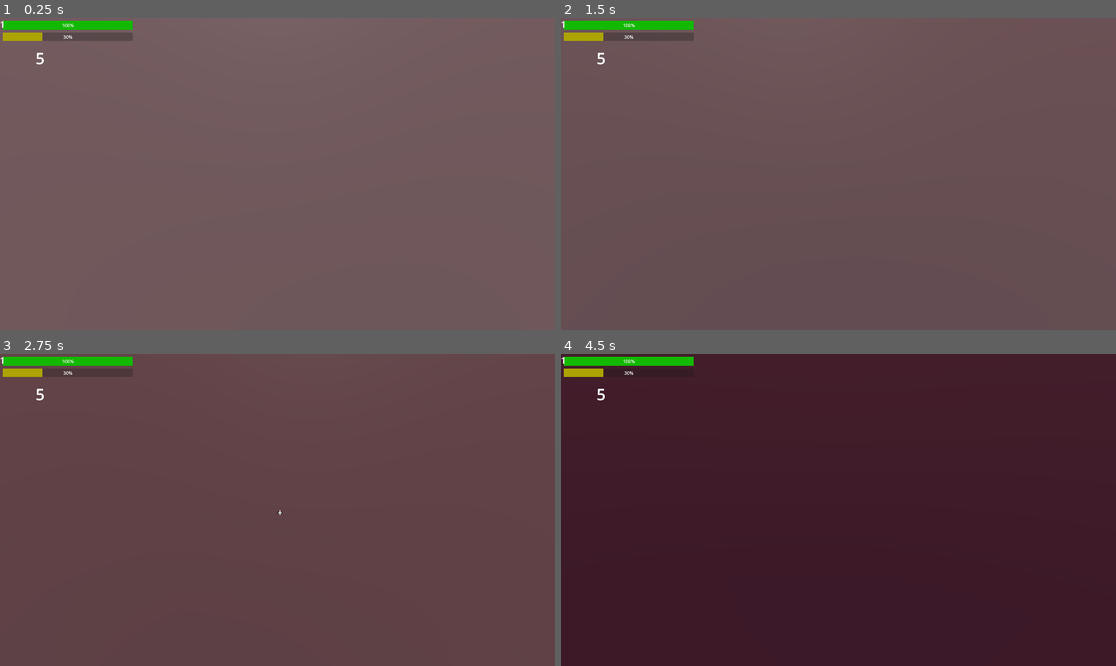
Above: before the commit, frames 1-4 (two rows, left to right).
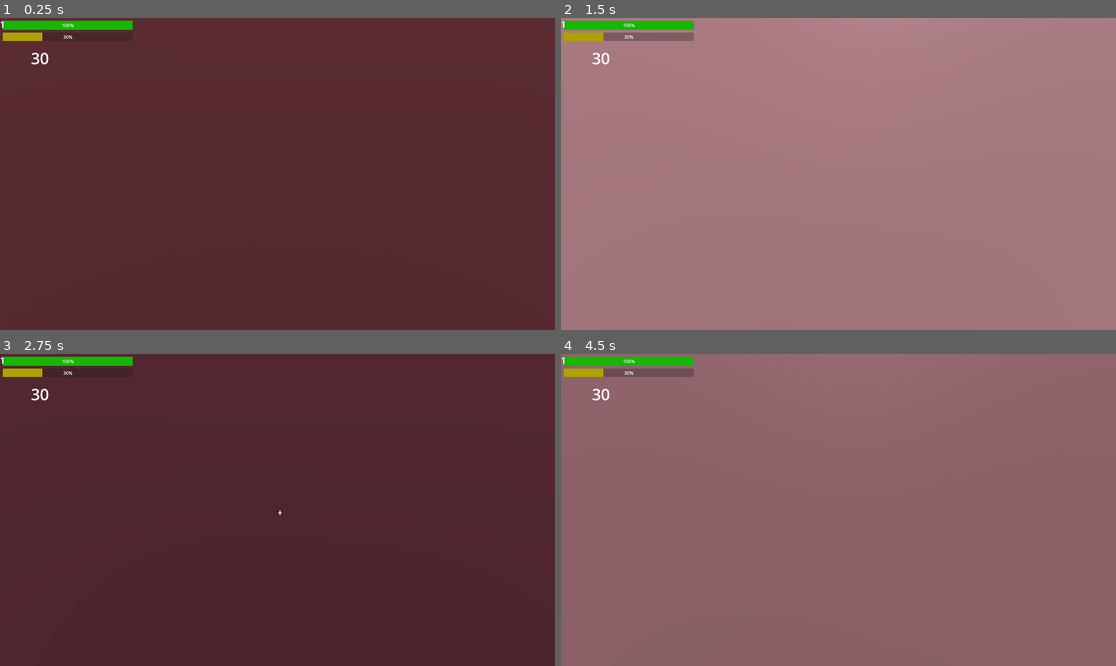
Above: after the commit, the same moments.

Repository: zalt00/SlipFeetpics
Game: Godot game, scene res://scenes/level_midair_blast.tscn
Same seed, same stepped clock (60 frames per second), same inputs: the game is played once before the commit and once after it. The project has no main scene, so this scene is started directly.
Inputs (mouse positions are in pixels of both pictures, inside the frame that each line leads up to):
- Up to frame 1 (0.25 s): no input
- Up to frame 2 (1.5 s): tap Enter (pause) at 0.5 s; move the mouse to (866, 174) at 0.52 s; hold W (avant) from 0.53 s (still down); tap S (arrière) at 0.6 s; tap R (respawn) at 1.25 s; move the mouse to (810, 174) at 1.27 s; tap F (godmod) at 1.35 s
- Up to frame 3 (2.75 s): keep holding W (avant); tap R (respawn) at 2 s; move the mouse to (288, 503) at 2.02 s; hold E (interact) from 2.03 s (still down)
- Up to frame 4 (4.5 s): keep holding W (avant); tap R (respawn) at 2.75, 3.5, 4.25 s; move the mouse to (832, 516) at 2.77 s; release E (interact) at 2.78 s; click (832, 516) at 2.85 s; move the mouse to (877, 513) at 3.52 s; tap Middle mouse button (tirer_secondaire) at 3.6 s; move the mouse to (794, 506) at 4.27 s; right-click (794, 506) at 4.35 s

The runs differ from the first frame. In frame 1, 99% of the frame differs, in the area x 0-100%, y 0-100%; in frame 2, 99%; in frame 3, 99%; in frame 4, 99%.

Commit message:
Update level_midair_blast.tscn

Diff:
--- a/scenes/level_midair_blast.tscn
+++ b/scenes/level_midair_blast.tscn
@@ -44,11 +44,12 @@
 [node name="RedSky" parent="." instance=ExtResource("1_sy1l0")]
 
 [node name="player" type="CharacterBody3D" parent="." node_paths=PackedStringArray("breakable", "unbreakable")]
-transform = Transform3D(1, 0, 0, 0, 1, 0, 0, 0, 1, 14, 0, 12)
+transform = Transform3D(-4.37114e-08, 0, -1, 0, 1, 0, 1, 0, -4.37114e-08, 14, 0, 12)
 script = ExtResource("2_ew11k")
 MAX_SPEED = 20.0
 breakable = NodePath("../Breakable")
 unbreakable = NodePath("../Unbreakable")
+number_of_shots = 30
 palliers = [0.16, 0.4, 0.7, 0.9, 1.0]
 jump_speed = [7.0, 7.0, 7.0, 7.0, 7.0]
 move_speed = [10.0, 10.0, 10.0, 10.0, 10.0]
@@ -219,20 +220,104 @@
 use_collision = true
 
 [node name="CSGBox3D11" type="CSGBox3D" parent="Breakable"]
-transform = Transform3D(1, 0, 0, 0, 1, 0, 0, 0, 1, 37, -11, 11.5)
-size = Vector3(15, 7, 2)
+transform = Transform3D(1, 0, 0, 0, 1, 0, 0, 0, 1, 37, -11, 10.6133)
+size = Vector3(15, 7, 0.226563)
 
 [node name="CSGBox3D12" type="CSGBox3D" parent="Breakable"]
-transform = Transform3D(1, 0, 0, 0, 1, 0, 0, 0, 1, 14.5, -16, 34.5)
-size = Vector3(2, 7, 8)
+transform = Transform3D(1, 0, 0, 0, 1, 0, 0, 0, 1, 15.3733, -18, 33.5)
+size = Vector3(0.253418, 7, 8)
+
+[node name="CSGBox3D14" type="CSGBox3D" parent="Breakable"]
+transform = Transform3D(-4.37114e-08, 0, -1, 0, 1, 0, 1, 0, -4.37114e-08, -5.62671, -23, 18.5)
+size = Vector3(0.253418, 7, 8)
+
+[node name="CSGBox3D15" type="CSGBox3D" parent="Breakable"]
+transform = Transform3D(-4.37114e-08, 0, -1, 0, 1, 0, 1, 0, -4.37114e-08, -7.12671, -27, 11.5)
+size = Vector3(0.253418, 7, 11)
+
+[node name="CSGBox3D16" type="CSGBox3D" parent="Breakable"]
+transform = Transform3D(-4.37114e-08, 0, -1, 0, 1, 0, 1, 0, -4.37114e-08, -8.62671, -33, 8.5)
+size = Vector3(0.253418, 7, 14)
 
 [node name="CSGBox3D10" type="CSGBox3D" parent="Breakable"]
-transform = Transform3D(1, 0, 0, 0, 1, 0, 0, 0, 1, 29, -24, 24.5)
+transform = Transform3D(1, 0, 0, 0, 1, 0, 0, 0, 1, 29, -27, 24.5)
 size = Vector3(17, 11, 20)
 
 [node name="CSGBox3D13" type="CSGBox3D" parent="Breakable"]
-transform = Transform3D(1, 0, 0, 0, 1, 0, 0, 0, 1, -1.5, -31.5, 26.5)
-size = Vector3(20, 10, 16)
+transform = Transform3D(1, 0, 0, 0, 1, 0, 0, 0, 1, 0.5, -31.5, 29)
+size = Vector3(16, 10, 11)
+
+[node name="CSGBox3D17" type="CSGBox3D" parent="Breakable"]
+transform = Transform3D(1, 0, 0, 0, 1, 0, 0, 0, 1, -10, -44.5, -10.5)
+size = Vector3(37, 10, 36)
+
+[node name="CSGBox3D23" type="CSGBox3D" parent="Breakable"]
+transform = Transform3D(0.866025, 0, 0.5, 0, 1, 0, -0.5, 0, 0.866025, -36.5, -44.5, -45)
+size = Vector3(16, 10, 13)
+
+[node name="CSGBox3D24" type="CSGBox3D" parent="Breakable"]
+transform = Transform3D(0.866025, 0, 0.5, 0, 1, 0, -0.5, 0, 0.866025, -43.067, -39.8718, -56.25)
+size = Vector3(3, 0.743652, 13)
+
+[node name="CSGBox3D30" type="CSGBox3D" parent="Breakable"]
+transform = Transform3D(0.5, 0, 0.866025, 0, 1, 0, -0.866025, 0, 0.5, -69.567, -63.7437, -85.25)
+size = Vector3(8, 3, 8)
+
+[node name="CSGBox3D2" type="CSGBox3D" parent="Breakable"]
+transform = Transform3D(0.707107, 0, -0.707107, 0, 1, 0, 0.707107, 0, 0.707107, 28.6464, 3, -1.85355)
+size = Vector3(6, 7, 6)
+
+[node name="CSGBox3D4" type="CSGBox3D" parent="Breakable"]
+transform = Transform3D(-0.965926, 0, 0.258819, 0, 1, 0, -0.258819, 0, -0.965926, 9.29289, 4, 28.7929)
+size = Vector3(6, 9, 5)
+
+[node name="CSGBox3D18" type="CSGBox3D" parent="Breakable"]
+transform = Transform3D(-1, 0, -4.47035e-08, 0, 1, 0, 4.47035e-08, 0, -1, 19.2929, 8, 28.7929)
+size = Vector3(6, 17, 5)
+
+[node name="CSGBox3D19" type="CSGBox3D" parent="Breakable"]
+transform = Transform3D(-0.5, 0, 0.866025, 0, 1, 0, -0.866025, 0, -0.5, 0.609877, 5, 22.6099)
+size = Vector3(5, 11, 6)
+
+[node name="CSGBox3D20" type="CSGBox3D" parent="Breakable"]
+transform = Transform3D(-0.866025, 0, 0.5, 0, 1, 0, -0.5, 0, -0.866025, -2.82314, 7.5, 3.35989)
+size = Vector3(4, 16, 6)
+
+[node name="CSGBox3D5" type="CSGBox3D" parent="Breakable"]
+transform = Transform3D(-0.965926, 0, 0.258819, 0, 1, 0, -0.258819, 0, -0.965926, -0.673033, 6.5, 14.5341)
+size = Vector3(4, 14, 5)
+
+[node name="CSGBox3D6" type="CSGBox3D" parent="Breakable"]
+transform = Transform3D(-0.5, 0, 0.866026, 0, 1, 0, -0.866026, 0, -0.5, 3.82697, 6.5, -1.33195)
+size = Vector3(6, 14, 5)
+
+[node name="CSGBox3D21" type="CSGBox3D" parent="Breakable"]
+transform = Transform3D(-1, 0, 2.38419e-07, 0, 1, 0, -2.38419e-07, 0, -1, 17.327, 7.5, -5.83195)
+size = Vector3(9, 16, 4)
+
+[node name="CSGBox3D22" type="CSGBox3D" parent="Breakable"]
+transform = Transform3D(0.866025, 0, 0.5, 0, 1, 0, -0.5, 0, 0.866025, -30.777, -33.5, -34.4469)
+size = Vector3(10, 6, 0.321777)
+
+[node name="CSGBox3D25" type="CSGBox3D" parent="Breakable"]
+transform = Transform3D(0.866025, 0, 0.5, 0, 1, 0, -0.5, 0, 0.866025, -49.344, -35.5, -66.6969)
+size = Vector3(9, 6, 0.321777)
+
+[node name="CSGBox3D26" type="CSGBox3D" parent="Breakable"]
+transform = Transform3D(0.866025, 0, 0.5, 0, 1, 0, -0.5, 0, 0.866025, -51.344, -39.5, -70.6969)
+size = Vector3(9, 6, 0.321777)
+
+[node name="CSGBox3D27" type="CSGBox3D" parent="Breakable"]
+transform = Transform3D(0.866025, 0, 0.5, 0, 1, 0, -0.5, 0, 0.866025, -54.344, -45.5, -75.6969)
+size = Vector3(9, 6, 0.321777)
+
+[node name="CSGBox3D28" type="CSGBox3D" parent="Breakable"]
+transform = Transform3D(0.5, 0, 0.866025, 0, 1, 0, -0.866025, 0, 0.5, -58.344, -48.5, -77.6969)
+size = Vector3(9, 6, 0.321777)
+
+[node name="CSGBox3D29" type="CSGBox3D" parent="Breakable"]
+transform = Transform3D(0.5, 0, 0.866025, 0, 1, 0, -0.866025, 0, 0.5, -63.344, -56.5, -80.6969)
+size = Vector3(9, 6, 0.321777)
 
 [node name="Unbreakable" type="CSGCombiner3D" parent="."]
 use_collision = true
@@ -242,32 +327,56 @@
 size = Vector3(32, 47, 32)
 
 [node name="CSGBox3D8" type="CSGBox3D" parent="Unbreakable"]
-transform = Transform3D(1, 0, 0, 0, 1, 0, 0, 0, 1, 15, -2, 10.5)
-size = Vector3(73, 3, 76)
-
-[node name="CSGBox3D2" type="CSGBox3D" parent="Unbreakable"]
-transform = Transform3D(0.707107, 0, -0.707107, 0, 1, 0, 0.707107, 0, 0.707107, 28.6464, 3, -1.85355)
-size = Vector3(6, 7, 6)
+transform = Transform3D(1, 0, 0, 0, 1, 0, 0, 0, 1, 23.5, -2, 11.5)
+size = Vector3(56, 3, 42)
+
+[node name="CSGBox3D10" type="CSGBox3D" parent="Unbreakable"]
+transform = Transform3D(1, 0, 0, 0, 1, 0, 0, 0, 1, 23.5, 7, 34)
+size = Vector3(56, 21, 3)
+
+[node name="CSGBox3D11" type="CSGBox3D" parent="Unbreakable"]
+transform = Transform3D(1, 0, 0, 0, 1, 0, 0, 0, 1, 23.5, 7, -11)
+size = Vector3(56, 21, 3)
+
+[node name="CSGBox3D12" type="CSGBox3D" parent="Unbreakable"]
+transform = Transform3D(-4.37114e-08, 0, -1, 0, 1, 0, 1, 0, -4.37114e-08, -5.5, 7, 11.5)
+size = Vector3(49, 21, 3)
+
+[node name="CSGBox3D14" type="CSGBox3D" parent="Unbreakable"]
+transform = Transform3D(-0.5, 0, 0.866025, 0, 1, 0, -0.866025, 0, -0.5, -35.4469, -31, -31.9469)
+size = Vector3(20, 21, 0.321777)
+
+[node name="CSGBox3D16" type="CSGBox3D" parent="Unbreakable"]
+transform = Transform3D(-0.5, 0, 0.866025, 0, 1, 0, -0.866025, 0, -0.5, -53.4469, -40, -65.9469)
+size = Vector3(20, 21, 0.321777)
+
+[node name="CSGBox3D17" type="CSGBox3D" parent="Unbreakable"]
+transform = Transform3D(-0.866025, 0, 0.5, 0, 1, 0, -0.5, 0, -0.866025, -61.1789, -52, -83.9469)
+size = Vector3(24, 21, 0.321777)
+
+[node name="CSGBox3D19" type="CSGBox3D" parent="Unbreakable"]
+transform = Transform3D(-0.866025, 0, 0.5, 0, 1, 0, -0.5, 0, -0.866025, -66.4469, -52, -78.9469)
+size = Vector3(20, 21, 0.321777)
+
+[node name="CSGBox3D18" type="CSGBox3D" parent="Unbreakable"]
+transform = Transform3D(-0.5, 0, 0.866025, 0, 1, 0, -0.866025, 0, -0.5, -46.4469, -40, -69.9469)
+size = Vector3(20, 21, 0.321777)
+
+[node name="CSGBox3D15" type="CSGBox3D" parent="Unbreakable"]
+transform = Transform3D(-0.5, 0, 0.866025, 0, 1, 0, -0.866025, 0, -0.5, -26.4469, -31, -36.9469)
+size = Vector3(20, 21, 0.321777)
 
 [node name="CSGBox3D3" type="CSGBox3D" parent="Unbreakable"]
-transform = Transform3D(-0.707107, 0, -0.707107, 0, 1, 0, 0.707107, 0, -0.707107, 28.2929, 4, 20.7929)
+transform = Transform3D(-0.707107, 0, -0.707107, 0, 1, 0, 0.707107, 0, -0.707107, 28.2929, 4, 26.7929)
 size = Vector3(6, 9, 5)
 
-[node name="CSGBox3D4" type="CSGBox3D" parent="Unbreakable"]
-transform = Transform3D(-0.965926, 0, 0.258819, 0, 1, 0, -0.258819, 0, -0.965926, 9.29289, 4, 28.7929)
-size = Vector3(6, 9, 5)
-
-[node name="CSGBox3D5" type="CSGBox3D" parent="Unbreakable"]
-transform = Transform3D(-0.965926, 0, 0.258819, 0, 1, 0, -0.258819, 0, -0.965926, -0.673033, 6.5, 14.5341)
-size = Vector3(4, 14, 5)
-
-[node name="CSGBox3D6" type="CSGBox3D" parent="Unbreakable"]
-transform = Transform3D(-0.5, 0, 0.866026, 0, 1, 0, -0.866026, 0, -0.5, 3.82697, 6.5, -1.33195)
-size = Vector3(6, 14, 5)
-
 [node name="CSGBox3D7" type="CSGBox3D" parent="Unbreakable"]
-transform = Transform3D(1, 0, 0, 0, 1, 0, 0, 0, 1, 62, -11.5, 10)
-size = Vector3(7, 2, 7)
+transform = Transform3D(0.866025, 0, -0.5, 0, 1, 0, 0.5, 0, 0.866025, 62, -11.5, 9)
+size = Vector3(7, 2, 3)
+
+[node name="CSGBox3D13" type="CSGBox3D" parent="Unbreakable"]
+transform = Transform3D(0.707107, -0.707107, 0, 0.707107, 0.707107, 0, 0, 0, 1, 73.7443, -3.58579, 10)
+size = Vector3(23, 2, 7)
 
 [node name="CSGBox3D9" type="CSGBox3D" parent="Unbreakable"]
 transform = Transform3D(1, 0, 0, 0, 1, 0, 0, 0, 1, 39, -19.5, 2)
@@ -275,3 +384,4 @@
 
 [node name="DirectionalLight3D" type="DirectionalLight3D" parent="."]
 transform = Transform3D(1, 0, 0, 0, 0.258819, 0.965926, 0, -0.965926, 0.258819, 0, 0, 0)
+shadow_enabled = true
